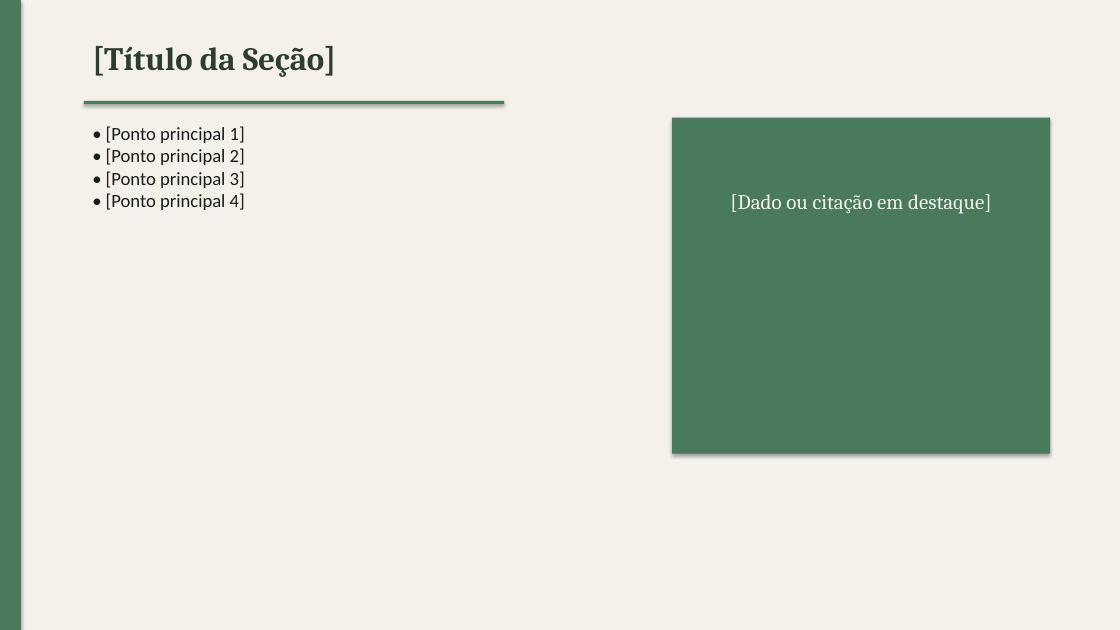
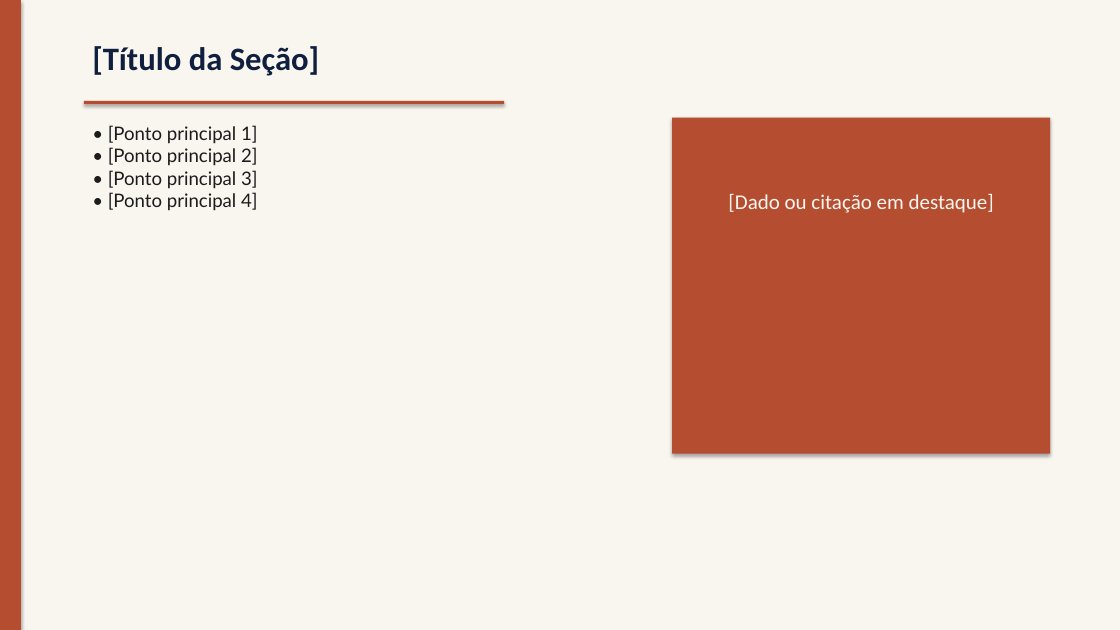
Before and after one commit to hugobelmorais-oss/site-obuntu, a slide deck: slide 3 of assets/templates/dignitatis_apresentacao.pptx. Drawn at 1120x630 pixels with LibreOffice and Linux fonts; fonts in the diff are those of the drawing. Boxes give left, top, right and bottom in pixels: in the first picture for what was removed or moved away, otherwise in the second. Text is boxed around its words. In the diff, an @@ line names an element or a change of style, - is before the commit and + after.

```diff
--- a/assets/templates/dignitatis_apresentacao.pptx
+++ b/assets/templates/dignitatis_apresentacao.pptx
@@ background #F4F1EB to #F9F5EF @@
@@ text "[Título da Seção]" at box(92, 46, 320, 76): font Cambria to Calibri, text colour #2D3D2F to #0F1F3D @@
@@ text "• [Ponto principal 1] • ..." at box(108, 125, 258, 211): font Calibri to Lato @@
@@ fill #4A7A5C to #B54E31 in 3 elements at box(0, 0, 21, 630), box(84, 101, 504, 104), box(672, 118, 1050, 454) @@
@@ text "[Dado ou citação em destaque]" at box(728, 194, 994, 213): font Cambria to Calibri, text colour #F4F1EB to #F9F5EF @@
```
Also in this commit, not shown: 4 other slides changed, 15 other files.
